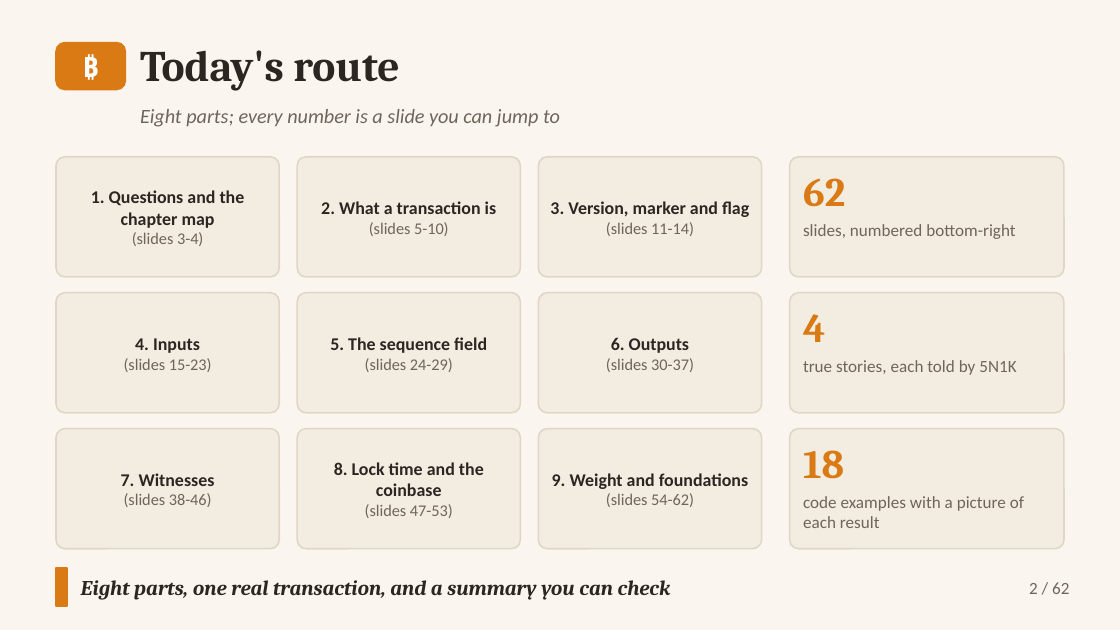
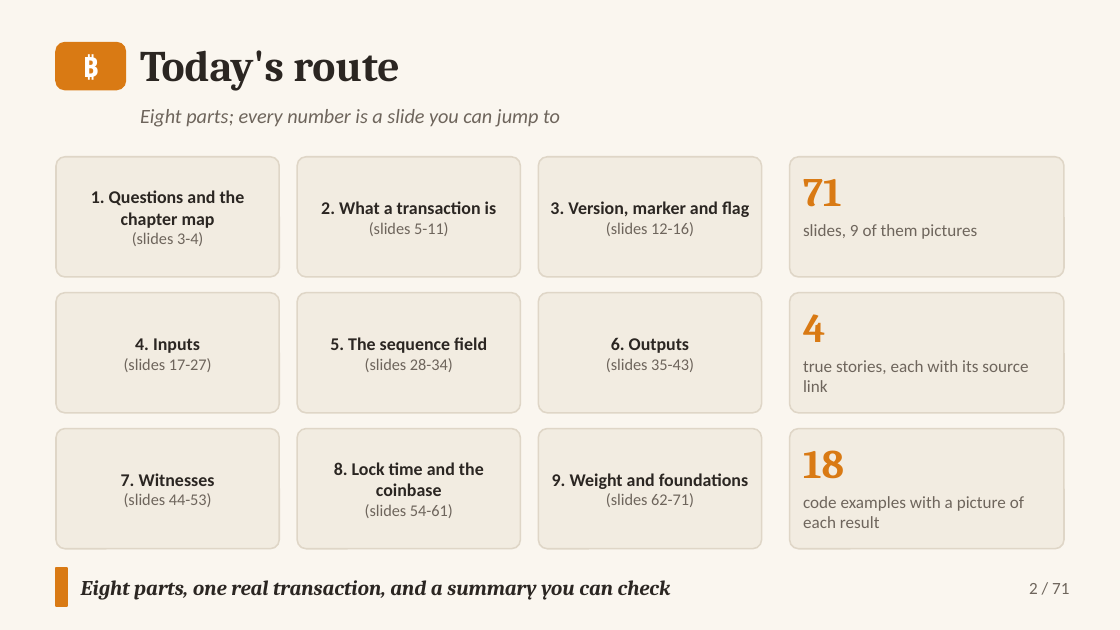
Before and after one commit to altunelyusuf/SEN0401, a slide deck: slide 2 of 03-materials/ch06/SEN0401_Ch06_Transactions_3e_v2_3_0.pptx. Drawn at 1120x630 pixels with LibreOffice and Linux fonts; fonts in the diff are those of the drawing. Boxes give left, top, right and bottom in pixels: in the first picture for what was removed or moved away, otherwise in the second. Text is boxed around its words. In the diff, an @@ line names an element or a change of style, - is before the commit and + after.

```diff
--- a/03-materials/ch06/SEN0401_Ch06_Transactions_3e_v2_3_0.pptx
+++ b/03-materials/ch06/SEN0401_Ch06_Transactions_3e_v2_3_0.pptx
@@ text at box(803, 179, 841, 207): text changed @@
-62
+71
@@ text at box(369, 222, 449, 236): text changed @@
-(slides 5-10)
+(slides 5-11)
@@ text at box(606, 222, 694, 236): text changed @@
-(slides 11-14)
+(slides 12-16)
@@ text at box(803, 224, 977, 239): text changed @@
-slides, numbered bottom-right
+slides, 9 of them pictures
@@ text at box(124, 358, 212, 372): text changed @@
-(slides 15-23)
+(slides 17-27)
@@ text at box(365, 358, 453, 372): text changed @@
-(slides 24-29)
+(slides 28-34)
@@ text at box(606, 358, 694, 372): text changed @@
-(slides 30-37)
+(slides 35-43)
@@ text at box(803, 360, 1028, 392): text changed @@
-true stories, each told by 5N1K
+true stories, each with its source link
@@ text at box(124, 493, 212, 507): text changed @@
-(slides 38-46)
+(slides 44-53)
@@ text at box(365, 504, 453, 518): text changed @@
-(slides 47-53)
+(slides 54-61)
@@ text at box(606, 493, 694, 507): text changed @@
-(slides 54-62)
+(slides 62-71)
@@ text at box(1029, 583, 1069, 594): text changed @@
-2 / 62
+2 / 71
```
Also in this commit, not shown: 61 other slides changed, 9 slides added, 14 other files.
